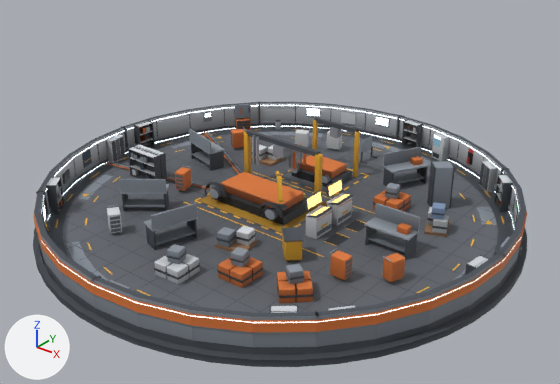
The glTF model assets/models/parts_works_l_far.glb, before and after one commit.
Rendered twice from a 50 mm lens placed at (17.26, -21.59, 14.25), pointed at (0.56, -0.71, 1.3). The lights are fixed; the arrows at lower left show +X, +Y and +Z. The older version comes first.

In view in the first picture: 'Base', 'Interior'.
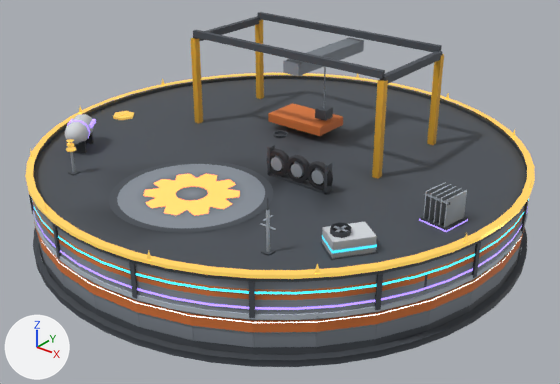
Scene script edits in JSON lines:
```json
{"op": "add", "block": "mat_neon_001", "code": ["mat_neon_001 = bpy.data.materials.new('Neon.001')", "# nodes: BsdfPrincipled, Mix, OutputMaterial, VertexColor", "# colours: orange #ff8c43, orange #e07a3a, mixed with the vertex colours"]}
{"op": "add", "block": "mat_l5gold_001", "code": ["mat_l5gold_001 = bpy.data.materials.new('L5Gold.001')", "# nodes: BsdfPrincipled, Mix, OutputMaterial, VertexColor", "# colours: orange #cba650, orange #ffd166, mixed with the vertex colours"]}
{"op": "add", "block": "mat_l4band_001", "code": ["mat_l4band_001 = bpy.data.materials.new('L4Band.001')", "# nodes: BsdfPrincipled, Mix, OutputMaterial, VertexColor", "# colours: purple #aa8eff, purple #a78bfa, mixed with the vertex colours"]}
{"op": "add", "block": "mat_l3band_001", "code": ["mat_l3band_001 = bpy.data.materials.new('L3Band.001')", "# nodes: BsdfPrincipled, Mix, OutputMaterial, VertexColor", "# colours: cyan #3ee0ff, mixed with the vertex colours"]}
{"op": "add", "block": "me_roof", "code": ["me_roof = bpy.data.meshes.new('Roof')", "me_roof.from_pydata(...)  # 2453 vertices, 3576 faces; spans x -9.3..9.3, y -9.3..9.3, z 1.4..6.5", "# faces by material slot: [1018, 2558]", "me_roof.materials.append(mat_neon_001)", "me_roof.materials.append(mat_palette_001)"]}
{"op": "add", "block": "me_l5_001", "code": ["me_l5_001 = bpy.data.meshes.new('L5.001')", "me_l5_001.from_pydata(...)  # 296 vertices, 340 faces; spans x -9.4..9.4, y -9.4..9.4, z 2.5..3.9", "# faces by material slot: [322, 18]", "me_l5_001.materials.append(mat_l5gold_001)", "me_l5_001.materials.append(mat_palette_001)"]}
{"op": "add", "block": "me_l4_001", "code": ["me_l4_001 = bpy.data.meshes.new('L4.001')", "me_l4_001.from_pydata(...)  # 250 vertices, 285 faces; spans x -9.3..9.3, y -9.3..9.3, z 1.7..3.8", "# faces by material slot: [134, 151]", "me_l4_001.materials.append(mat_l4band_001)", "me_l4_001.materials.append(mat_palette_001)"]}
{"op": "add", "block": "me_l3_001", "code": ["me_l3_001 = bpy.data.meshes.new('L3.001')", "me_l3_001.from_pydata(...)  # 191 vertices, 196 faces; spans x -9.3..9.3, y -9.3..9.3, z 2.2..3.4", "# faces by material slot: [104, 92]", "me_l3_001.materials.append(mat_l3band_001)", "me_l3_001.materials.append(mat_palette_001)"]}
{"op": "add", "block": "me_l2_001", "code": ["me_l2_001 = bpy.data.meshes.new('L2.001')", "me_l2_001.from_pydata(...)  # 184 vertices, 230 faces; spans x -9.3..9.3, y -9.3..9.3, z 1.3..4.4", "me_l2_001.materials.append(mat_palette_001)"]}
{"op": "add", "block": "ob_roof", "code": ["ob_roof = bpy.data.objects.new('Roof', me_roof)", "ob_roof.location = (0.0, 0.0, 0.0)"]}
{"op": "add", "block": "ob_l5", "code": ["ob_l5 = bpy.data.objects.new('L5', me_l5_001)", "ob_l5.location = (0.0, 0.0, 0.0)"]}
{"op": "add", "block": "ob_l4", "code": ["ob_l4 = bpy.data.objects.new('L4', me_l4_001)", "ob_l4.location = (0.0, 0.0, 0.0)"]}
{"op": "add", "block": "ob_l3", "code": ["ob_l3 = bpy.data.objects.new('L3', me_l3_001)", "ob_l3.location = (0.0, 0.0, 0.0)"]}
{"op": "add", "block": "ob_l2", "code": ["ob_l2 = bpy.data.objects.new('L2', me_l2_001)", "ob_l2.location = (0.0, 0.0, 0.0)"]}
```

Boxes (x1, y1, x2, y2) around the edits, measured in the pictures (560 x 384 px):
```json
{"object": "Roof", "change": "added", "after": [29, 12, 528, 318], "faces in mat_palette_001": [29, 12, 528, 318], "faces in mat_neon_001": [143, 174, 240, 215]}
{"object": "L5", "change": "added", "after": [25, 73, 535, 279], "faces in mat_l5gold_001": [25, 73, 535, 279]}
{"object": "L4", "change": "added", "after": [33, 114, 528, 310], "faces in mat_palette_001": [65, 114, 467, 231], "faces in mat_l4band_001": [33, 119, 528, 310]}
{"object": "L2", "change": "added", "after": [32, 198, 528, 320]}
{"object": "L3", "change": "added", "after": [31, 130, 529, 294], "faces in mat_palette_001": [272, 130, 378, 260], "faces in mat_l3band_001": [31, 197, 529, 294]}
{"object": "Base", "change": "unchanged, covered by the edit", "before": [33, 102, 527, 367], "after": [33, 222, 527, 367]}
{"object": "Interior", "change": "unchanged, covered by the edit", "before": [55, 117, 504, 303]}
```
